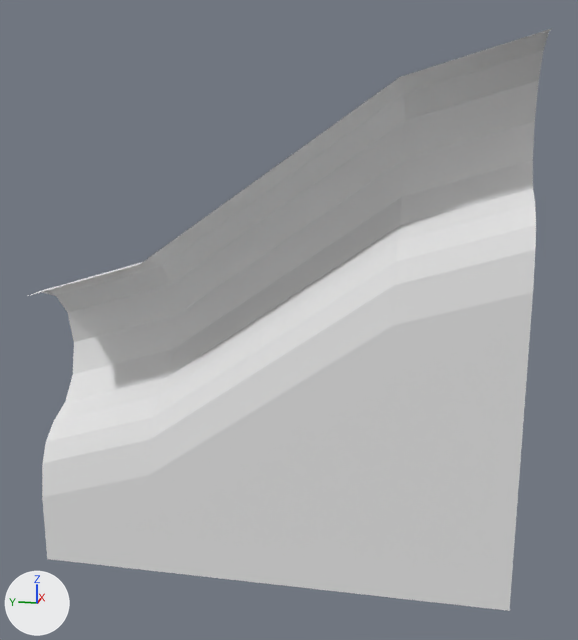
A saved change to the OBJ model Assets/MapEditor/modular_terrain_collection/Escarpment_Terrain_Hill_Top.obj.
Camera for both pictures: a camera (50 mm lens) standing at (-3.46, -1.19, 1.89) and looking at (-0.29, -0.56, 1.1). Arrows for +X, +Y and +Z are at lower left; the lights stay in place. Where no turn or scale is listed for an object, it has been applied to the vertices.
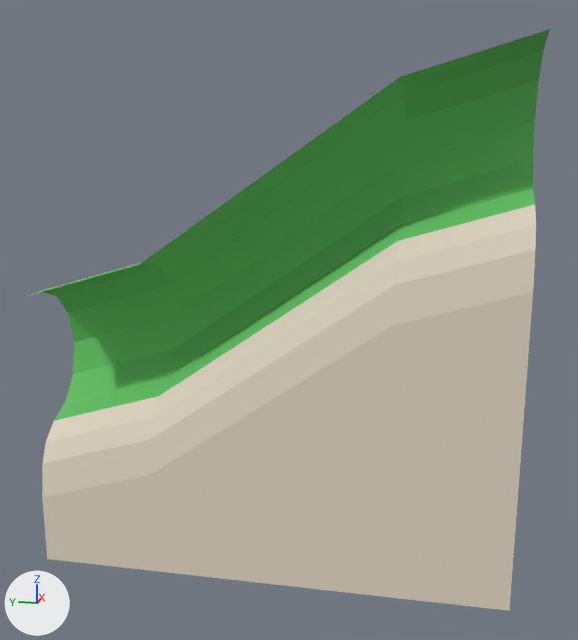
Pixel boxes (x1, y1, x2, y2) of what changed, in the pictures (578 x 640 px):
'object1', recoloured
    both: (28, 29, 551, 611)

The change, as a list of edits to the scene's bpy script:
```text
Change mat_dirt:
    mat_dirt.base_color: (0.8, 0.8, 0.8) -> (0.769, 0.686, 0.561)  # white #e7e7e7 -> light grey #e3d8c5
Change mat_grass:
    mat_grass.base_color: (0.8, 0.8, 0.8) -> (0.133, 0.545, 0.133)  # white #e7e7e7 -> green #66c366
```
